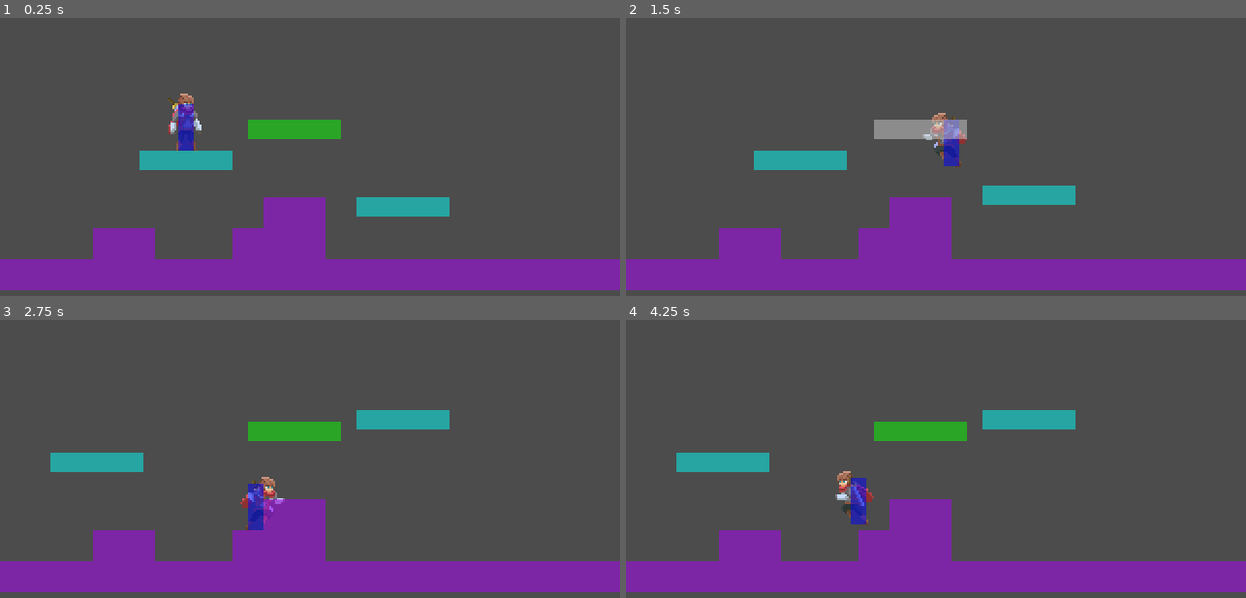
Above: before the commit, frames 1-4 (two rows, left to right).
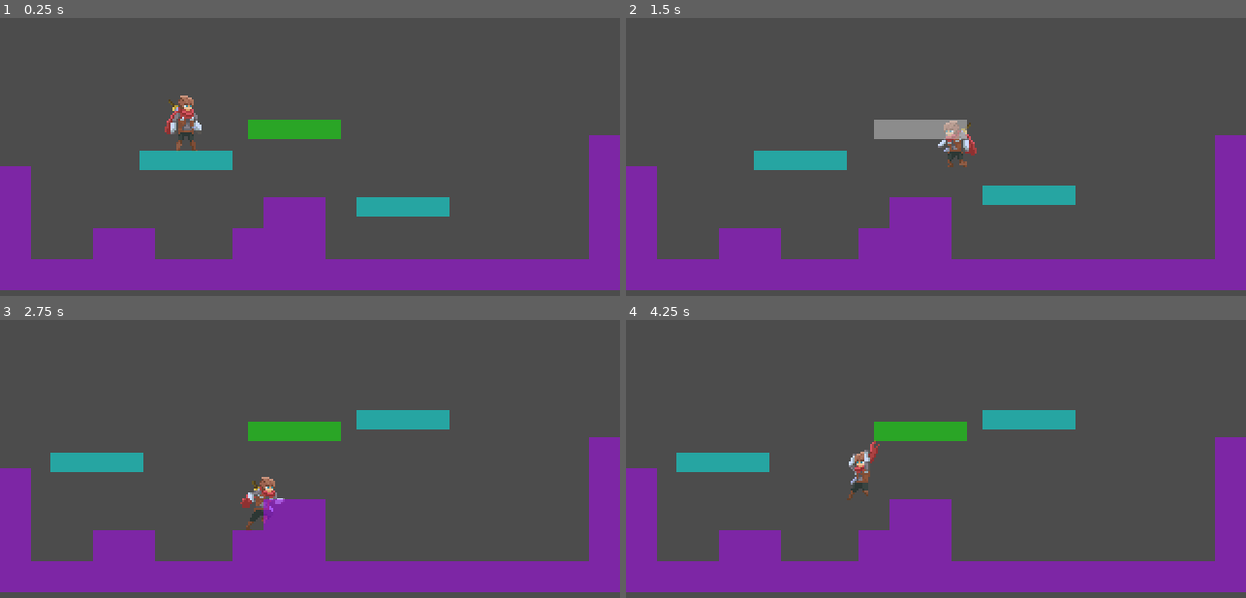
Above: after the commit, the same moments.

Repository: yossielimelech/godot2d-physics
Game: Godot game, scene res://Scenes/Level.tscn
Two runs of this game, one before a commit and one after it. Both use one fixed random seed, a clock stepped at 60 frames per second and the inputs below.
Inputs:
- Up to frame 1 (0.25 s): no input
- Up to frame 2 (1.5 s): hold Right (ui_right) 0.53-1.28 s; hold Z (jump) 0.53-1.28 s; tap X (Attack, bound only after the commit) at 0.6 s; hold Left (ui_left) from 1.28 s (still down); tap Z (jump) at 1.35 s
- Up to frame 3 (2.75 s): tap Z (jump) at 1.52, 1.82 s; tap X (Attack, bound only after the commit) at 1.55, 2.1 s; release Left (ui_left) at 2.03 s; hold Right (ui_right) from 2.03 s (still down); hold Z (jump) from 2.03 s (still down)
- Up to frame 4 (4.25 s): release Z (jump) at 2.78 s; tap X (Attack, bound only after the commit) at 2.85 s; tap Z (jump) at 3.02, 3.32 s; release Right (ui_right) at 3.53 s; hold Left (ui_left) from 3.53 s (still down); hold Z (jump) from 3.53 s (still down)

The runs differ from the first frame. In frame 1, 4.5% of the frame differs, in the area x 0-100%, y 27-87%; in frame 2, 4.8%; in frame 3, 4.3%; in frame 4, 4.9%, in the area x 0-100%, y 42-87%.

Commit message:
Added jumping and attack animations.

Diff:
--- a/Scenes/Level.tscn
+++ b/Scenes/Level.tscn
@@ -93,6 +93,27 @@
 [node name="Wall20" parent="Walls" instance=ExtResource( 2 )]
 position = Vector2( 288, 160 )
 
+[node name="Wall28" parent="Walls" instance=ExtResource( 2 )]
+position = Vector2( 0, 144 )
+
+[node name="Wall29" parent="Walls" instance=ExtResource( 2 )]
+position = Vector2( 0, 128 )
+
+[node name="Wall30" parent="Walls" instance=ExtResource( 2 )]
+position = Vector2( 0, 112 )
+
+[node name="Wall31" parent="Walls" instance=ExtResource( 2 )]
+position = Vector2( 304, 144 )
+
+[node name="Wall32" parent="Walls" instance=ExtResource( 2 )]
+position = Vector2( 304, 128 )
+
+[node name="Wall33" parent="Walls" instance=ExtResource( 2 )]
+position = Vector2( 304, 112 )
+
+[node name="Wall34" parent="Walls" instance=ExtResource( 2 )]
+position = Vector2( 304, 96 )
+
 [node name="MovingPlatform" parent="." instance=ExtResource( 3 )]
 position = Vector2( 184, 128 )
 jump_thru = true
--- a/Scenes/Player.tscn
+++ b/Scenes/Player.tscn
@@ -12,18 +12,52 @@
 [ext_resource path="res://Sprites/Individual Sprites/adventurer-run-02.png" type="Texture" id=10]
 [ext_resource path="res://Sprites/Individual Sprites/adventurer-run-03.png" type="Texture" id=11]
 [ext_resource path="res://Scenes/Hitbox.tscn" type="PackedScene" id=12]
+[ext_resource path="res://Sprites/Individual Sprites/adventurer-jump-01.png" type="Texture" id=13]
+[ext_resource path="res://Sprites/Individual Sprites/adventurer-jump-02.png" type="Texture" id=14]
+[ext_resource path="res://Sprites/Individual Sprites/adventurer-jump-03.png" type="Texture" id=15]
+[ext_resource path="res://Sprites/Individual Sprites/adventurer-jump-00.png" type="Texture" id=16]
+[ext_resource path="res://Sprites/Individual Sprites/adventurer-fall-01.png" type="Texture" id=17]
+[ext_resource path="res://Sprites/Individual Sprites/adventurer-fall-00.png" type="Texture" id=18]
+[ext_resource path="res://Sprites/Individual Sprites/adventurer-attack1-00.png" type="Texture" id=19]
+[ext_resource path="res://Sprites/Individual Sprites/adventurer-attack1-01.png" type="Texture" id=20]
+[ext_resource path="res://Sprites/Individual Sprites/adventurer-attack1-03.png" type="Texture" id=21]
+[ext_resource path="res://Sprites/Individual Sprites/adventurer-attack1-02.png" type="Texture" id=22]
+[ext_resource path="res://Sprites/Individual Sprites/adventurer-air-attack1-00.png" type="Texture" id=23]
+[ext_resource path="res://Sprites/Individual Sprites/adventurer-air-attack1-01.png" type="Texture" id=24]
+[ext_resource path="res://Sprites/Individual Sprites/adventurer-air-attack1-03.png" type="Texture" id=25]
+[ext_resource path="res://Sprites/Individual Sprites/adventurer-air-attack1-02.png" type="Texture" id=26]
 
 [sub_resource type="SpriteFrames" id=1]
 animations = [ {
+"frames": [ ExtResource( 16 ), ExtResource( 13 ), ExtResource( 14 ), ExtResource( 15 ) ],
+"loop": false,
+"name": "Jump",
+"speed": 5.0
+}, {
+"frames": [ ExtResource( 1 ), ExtResource( 4 ), ExtResource( 3 ), ExtResource( 2 ) ],
+"loop": true,
+"name": "Idle",
+"speed": 5.0
+}, {
 "frames": [ ExtResource( 6 ), ExtResource( 9 ), ExtResource( 10 ), ExtResource( 11 ), ExtResource( 7 ), ExtResource( 8 ) ],
 "loop": true,
 "name": "Run",
 "speed": 10.0
 }, {
-"frames": [ ExtResource( 1 ), ExtResource( 4 ), ExtResource( 3 ), ExtResource( 2 ) ],
-"loop": true,
-"name": "Idle",
+"frames": [ ExtResource( 19 ), ExtResource( 20 ), ExtResource( 22 ), ExtResource( 21 ) ],
+"loop": false,
+"name": "Attack",
+"speed": 10.0
+}, {
+"frames": [ ExtResource( 18 ), ExtResource( 17 ) ],
+"loop": false,
+"name": "Fall",
 "speed": 5.0
+}, {
+"frames": [ ExtResource( 23 ), ExtResource( 24 ), ExtResource( 26 ), ExtResource( 25 ) ],
+"loop": false,
+"name": "AirAttack",
+"speed": 10.0
 } ]
 
 [node name="Player" type="Node2D"]
@@ -31,10 +65,12 @@
 
 [node name="AnimatedSprite" type="AnimatedSprite" parent="."]
 frames = SubResource( 1 )
-animation = "Idle"
+animation = "AirAttack"
+frame = 3
 playing = true
 
 [node name="Hitbox" parent="." instance=ExtResource( 12 )]
+visible = false
 x = -4
 y = -7
 width = 8
--- a/Scripts/Player.gd
+++ b/Scripts/Player.gd
@@ -4,20 +4,52 @@
 
 var velocity = Vector2.ZERO
 var max_run = 100
-var run_accel = 800
+var run_accel = 600
+var run_deccel = 500
 var gravity = 1000
 var max_fall = 160
 var jump_force = -160
 var jump_hold_time = 0.2
 var local_hold_time = 0
+var cayote_time = 0.1
+var local_cayote_time = 0
+
+var on_ground : bool
+var was_on_ground : bool
+var direction : int
+var attacking : bool
+var air_attack : bool
 
 func _process(delta):
+	on_ground = Game.check_walls_collision(self, Vector2.DOWN)
 
-	var direction = sign(Input.get_action_strength("ui_right") - Input.get_action_strength("ui_left"))
-	var on_ground = Game.check_walls_collision(self, Vector2.DOWN)
+	if(was_on_ground && !on_ground):
+		local_cayote_time = cayote_time
+
+	was_on_ground = on_ground
+
+	direction = sign(Input.get_action_strength("ui_right") - Input.get_action_strength("ui_left"))
+
+	if(animated_sprite.animation == "Attack" && animated_sprite.frame == animated_sprite.frames.frames.size()):
+		attacking = false;
+
+	if(animated_sprite.animation == "AirAttack" && animated_sprite.frame == animated_sprite.frames.frames.size()):
+		air_attack = false;
+
+	if !attacking && !air_attack:
+		var attack = Input.is_action_just_pressed("Attack")
+		if on_ground:
+			attacking = attack
+		else:
+			air_attack = attack
+	elif attacking:
+		direction = 0
+	else:
+		air_attack = !on_ground
+
 
 	var jumping = Input.is_action_just_pressed("jump")
-	if jumping && on_ground:
+	if jumping && (on_ground || local_cayote_time > 0):
 		velocity.y = jump_force
 		local_hold_time = jump_hold_time
 	elif local_hold_time > 0:
@@ -27,22 +59,48 @@
 			local_hold_time = 0
 
 	local_hold_time -= delta
+	local_cayote_time -= delta
 
 	if direction > 0:
 		animated_sprite.flip_h = false
 	elif direction < 0:
 		animated_sprite.flip_h = true
 
-	if direction != 0:
-		animated_sprite.play("Run")
+	PlayCorrectAnimation(velocity)
+
+	if abs(velocity.x) > abs(max_run * direction):
+		velocity.x = move_toward(velocity.x, max_run * direction, run_deccel * delta)
 	else:
-		animated_sprite.play("Idle")
+		velocity.x = move_toward(velocity.x, max_run * direction, run_accel * delta)
 
-	velocity.x = move_toward(velocity.x, max_run * direction, run_accel * delta)
 	velocity.y = move_toward(velocity.y, max_fall, gravity * delta)
 
 	move_x(velocity.x * delta, funcref(self, "on_collision_x"))
 	move_y(velocity.y * delta, funcref(self, "on_collision_y"))
+
+func PlayCorrectAnimation(velocity):
+	if air_attack:
+		PlayUniqueAnimation("AirAttack")
+		return
+	if attacking:
+		PlayUniqueAnimation("Attack")
+		return
+	if !on_ground:
+		if velocity.y < 0:
+			PlayUniqueAnimation("Jump")
+		else:
+			PlayUniqueAnimation("Fall")
+	else:
+		if direction != 0:
+			PlayUniqueAnimation("Run")
+		else:
+			PlayUniqueAnimation("Idle")
+
+func PlayUniqueAnimation(animation):
+	if(animated_sprite.is_playing() && animated_sprite.animation == animation):
+		return
+	animated_sprite.play(animation)
+
 
 func on_collision_x():
 	velocity.x = 0
--- a/project.godot
+++ b/project.godot
@@ -10,7 +10,6 @@
 
 _global_script_classes=[  ]
 _global_script_class_icons={
-
 }
 
 [application]
@@ -59,7 +58,12 @@
 
 jump={
 "deadzone": 0.5,
-"events": [ Object(InputEventKey,"resource_local_to_scene":false,"resource_name":"","device":0,"alt":false,"shift":false,"control":false,"meta":false,"command":false,"pressed":false,"scancode":90,"unicode":0,"echo":false,"script":null)
+"events": [ Object(InputEventKey,"resource_local_to_scene":false,"resource_name":"","device":0,"alt":false,"shift":false,"control":false,"meta":false,"command":false,"pressed":false,"scancode":90,"physical_scancode":0,"unicode":0,"echo":false,"script":null)
+ ]
+}
+Attack={
+"deadzone": 0.5,
+"events": [ Object(InputEventKey,"resource_local_to_scene":false,"resource_name":"","device":0,"alt":false,"shift":false,"control":false,"meta":false,"command":false,"pressed":false,"scancode":88,"physical_scancode":0,"unicode":0,"echo":false,"script":null)
  ]
 }
 
Not shown: 1 places in Scenes/Player.tscn that only renumber resources
